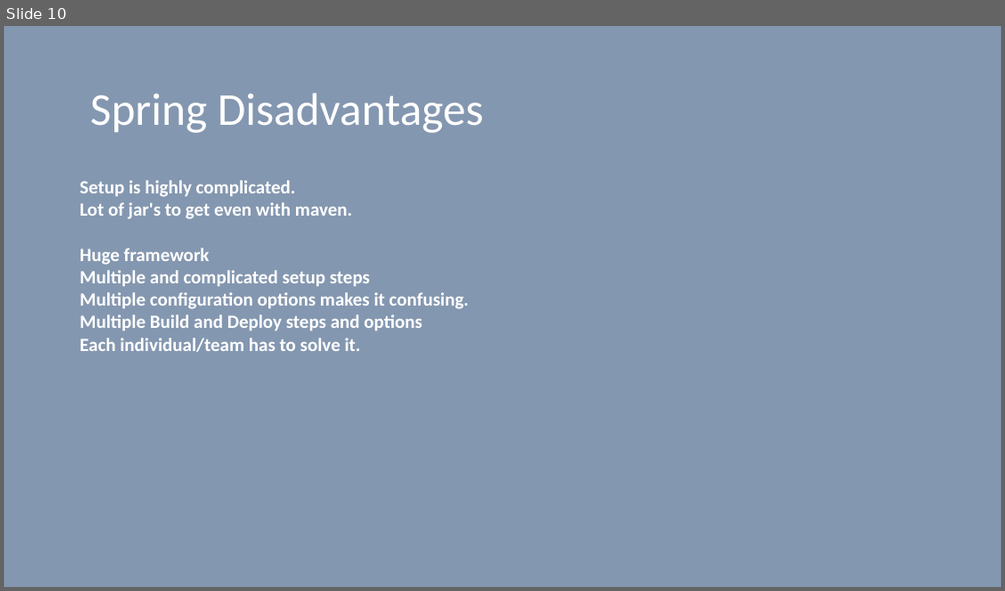
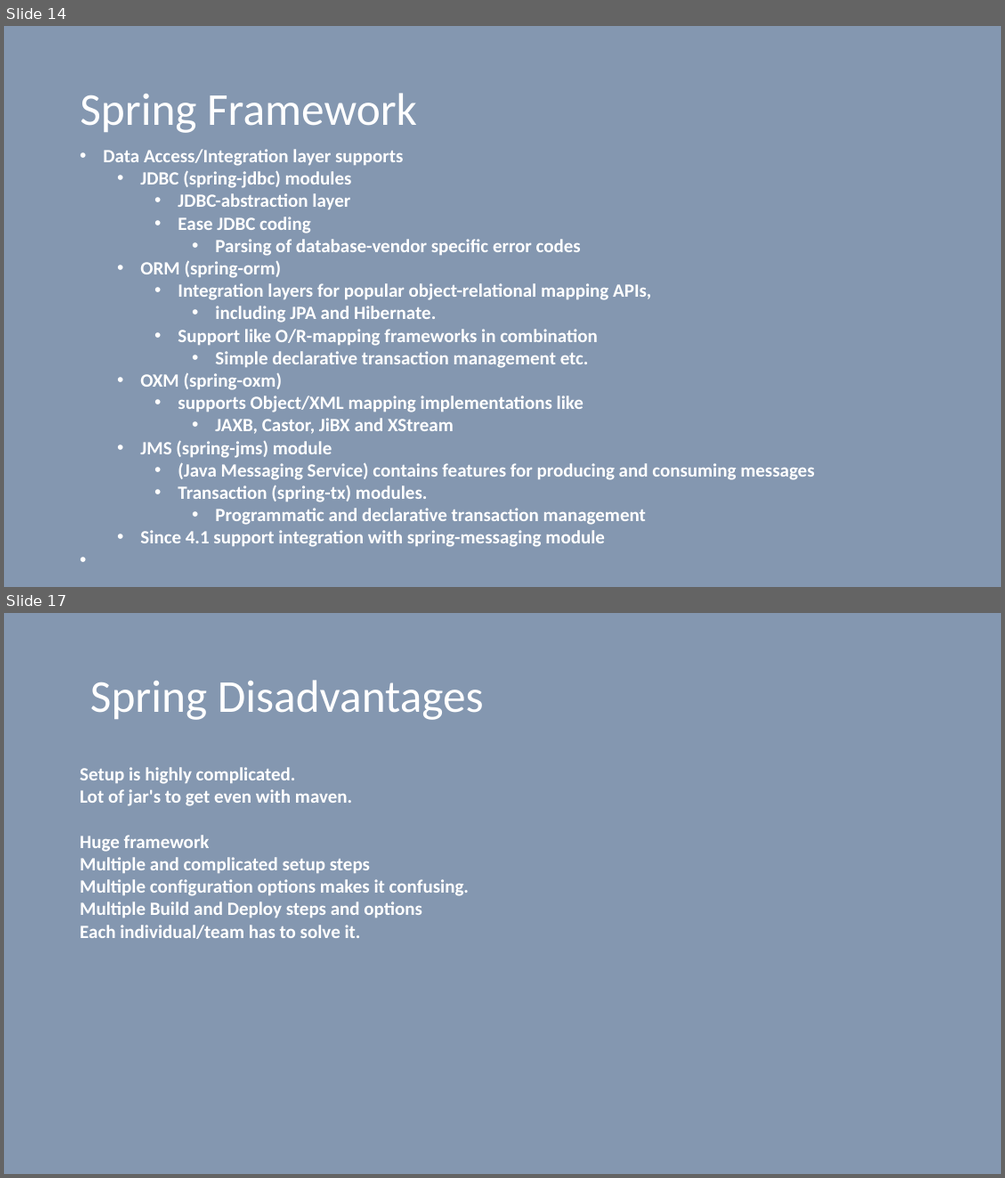
Before and after one commit to vilasvarghese/microservices, a slide deck: training/day1/3SpringBootDay1And2.pptx. Shown one above the other, each under a label of ours: slide 10 before the commit, slides 14 and 17 after it; the slides between them are not shown. The pictures are 1005x591 and 1005x1178 pixels, drawn with LibreOffice and Linux fonts; fonts in the diff are those of the drawing. Boxes give left, top, right and bottom in pixels: in the first picture for what was removed or moved away, otherwise in the second. Text is boxed around its words. In the diff, an @@ line names an element or a change of style, - is before the commit and + after.

```diff
--- a/training/day1/3SpringBootDay1And2.pptx
+++ b/training/day1/3SpringBootDay1And2.pptx
@@ slide 14 added at (x1=4, y1=26, x2=1001, y2=587), background #8497B0 @@
@@ title added at (x1=80, y1=93, x2=417, y2=133), 44 pt, text #FFFFFF @@
+Spring Framework
@@ text added at (x1=103, y1=149, x2=814, y2=547), 18 pt, text #FFFFFF, bold @@
+• Data Access/Integration layer supports
+  • JDBC (spring-jdbc) modules
+    • JDBC-abstraction layer
+    • Ease JDBC coding
+      • Parsing of database-vendor specific error codes
+  • ORM (spring-orm)
+    • Integration layers for popular object-relational mapping APIs,
+      • including JPA and Hibernate.
+    • Support like O/R-mapping frameworks in combination
+      • Simple declarative transaction management etc.
+  • OXM (spring-oxm)
+    • supports Object/XML mapping implementations like
+      • JAXB, Castor, JiBX and XStream
+  • JMS (spring-jms) module
+    • (Java Messaging Service) contains features for producing and consuming messages
+    • Transaction (spring-tx) modules.
+      • Programmatic and declarative transaction management
+  • Since 4.1 support integration with spring-messaging module
@@ what was slide 10 is now slide 17 @@
```
Also in this commit, not shown: 5 slides changed, 7 other slides added, 1 slide removed, 31 other files.
